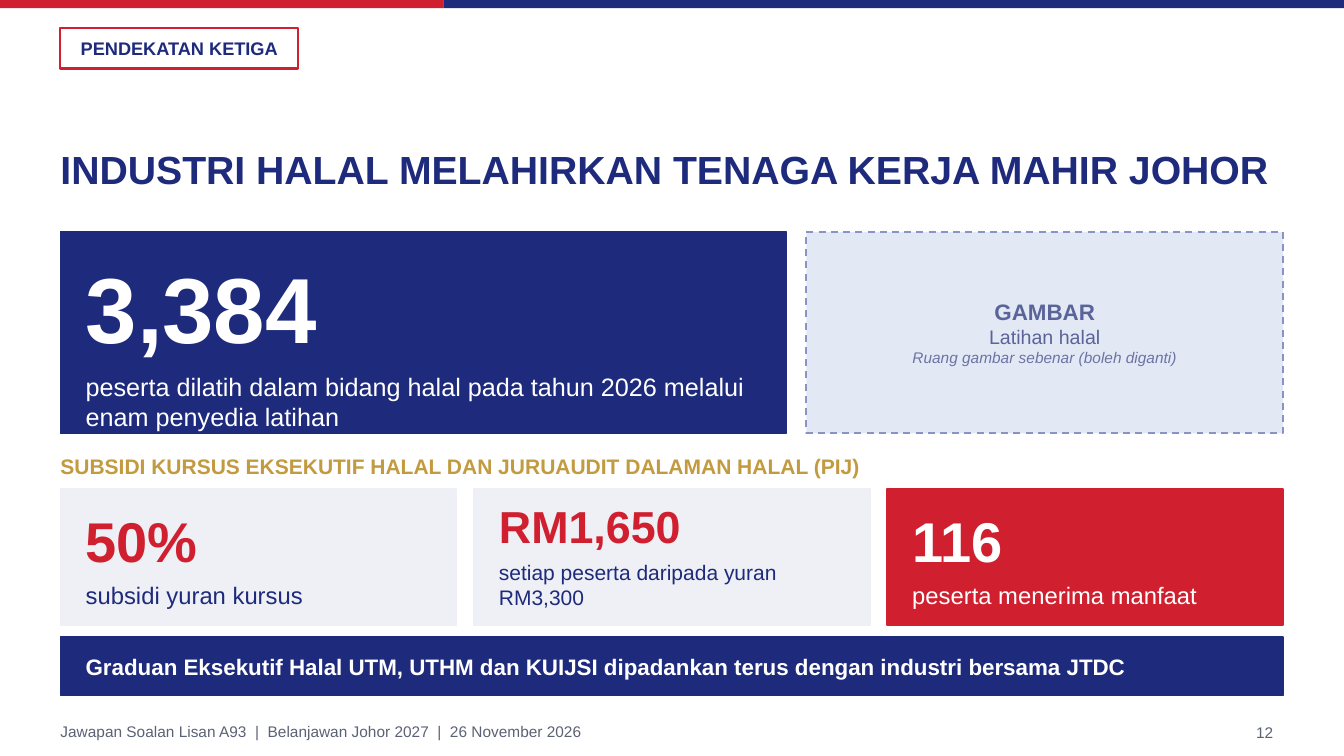
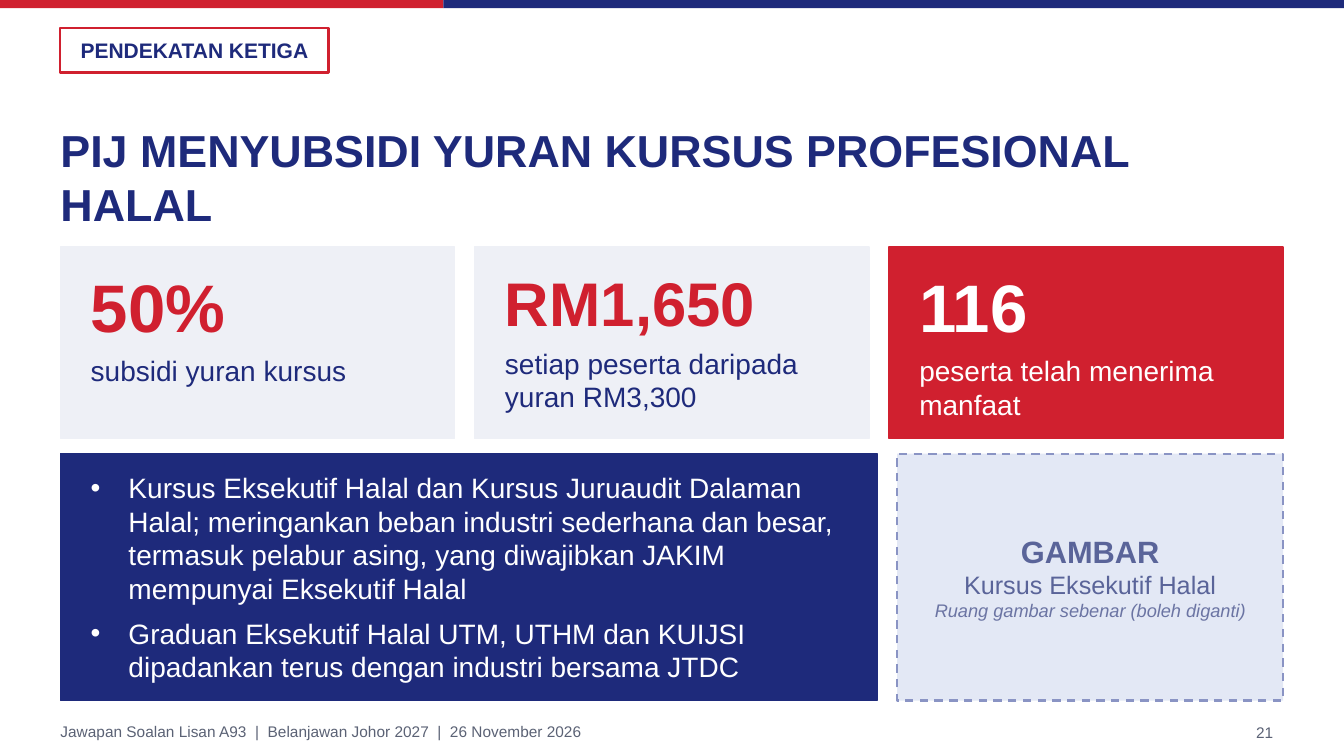
Before and after one commit to nawaljoe/Nawal, a slide deck: slide 21 of slides/A93_Halal_Johor_16x9.pptx (slide 12 before the commit). Drawn at 1344x756 pixels with LibreOffice and Linux fonts; fonts in the diff are those of the drawing; background and template pictures are left out. Boxes give left, top, right and bottom in pixels: in the first picture for what was removed or moved away, otherwise in the second. Text is boxed around its words. In the diff, an @@ line names an element or a change of style, - is before the commit and + after.

```diff
--- a/slides/A93_Halal_Johor_16x9.pptx
+++ b/slides/A93_Halal_Johor_16x9.pptx
@@ text "PENDEKATAN KETIGA" at <box>81,43,308,59</box>: size 13 to 15 pt @@
@@ rectangle: place and size @@
-rectangle at <box>60,28,297,69</box>
+rectangle at <box>60,28,329,73</box>
@@ title added at <box>60,135,1130,221</box>, 32 pt, text #1E2A7B, bold @@
+PIJ MENYUBSIDI YURAN KURSUS PROFESIONAL HALAL
@@ title removed at <box>60,156,1268,185</box> @@
-INDUSTRI HALAL MELAHIRKAN TENAGA KERJA MAHIR JOHOR
@@ rectangle: place and size @@
-rectangle at <box>60,489,457,625</box>
+rectangle at <box>60,247,455,439</box>
@@ text "50%": place and size @@
-text "50%" at <box>86,523,198,563</box>
+text "50%" at <box>91,285,225,333</box>
@@ text "50%" at <box>91,285,225,333</box>: size 40 to 48 pt @@
@@ rectangle: place and size @@
-rectangle at <box>474,489,870,625</box>
+rectangle at <box>475,247,869,439</box>
@@ text "RM1,650": place and size @@
-text "RM1,650" at <box>499,511,681,550</box>
+text "RM1,650" at <box>505,283,755,336</box>
@@ text "RM1,650" at <box>505,283,755,336</box>: size 32 to 44 pt @@
@@ rectangle: place and size @@
-rectangle at <box>807,232,1284,434</box>
+rectangle at <box>889,247,1284,439</box>
@@ rectangle at <box>889,247,1284,439</box>: fill #E3E8F5 to #D0202F; outline #8A94C4 1.25 pt dashed to #D0202F 1 pt @@
@@ text "116" at <box>919,285,1027,333</box>: size 40 to 48 pt @@
@@ text "116": place and size @@
-text "116" at <box>912,523,1002,563</box>
+text "116" at <box>919,285,1027,333</box>
@@ text removed at <box>86,278,317,358</box> @@
-3,384
@@ text "subsidi yuran kursus": place and size @@
-text "subsidi yuran kursus" at <box>86,586,303,609</box>
+text "subsidi yuran kursus" at <box>91,360,347,386</box>
@@ text "subsidi yuran kursus" at <box>91,360,347,386</box>: size 17 to 20 pt @@
@@ text "setiap peserta daripada yuran RM3,300": place and size @@
-text "setiap peserta daripada yuran RM3,300" at <box>499,564,777,608</box>
+text "setiap peserta daripada yuran RM3,300" at <box>505,353,798,412</box>
@@ text "setiap peserta daripada yuran RM3,300" at <box>505,353,798,412</box>: size 15 to 20 pt @@
@@ text removed at <box>86,377,744,432</box> @@
-peserta dilatih dalam bidang halal pada tahun 2026 melalui enam penyedia latihan
@@ text at <box>919,360,1214,416</box>: text changed; size 17 to 20 pt @@
-peserta menerima manfaat
+peserta telah menerima manfaat
@@ rectangle: place and size @@
-rectangle at <box>60,232,786,434</box>
+rectangle at <box>60,454,877,701</box>
@@ text removed at <box>60,458,859,479</box> @@
-SUBSIDI KURSUS EKSEKUTIF HALAL DAN JURUAUDIT DALAMAN HALAL (PIJ)
@@ text "Kursus Eksekutif Halal dan Kursus ...": place and size @@
-text "Kursus Eksekutif Halal dan Kursus ..." at <box>86,658,1125,680</box>
+text "Kursus Eksekutif Halal dan Kursus ..." at <box>128,477,832,683</box>
@@ text at <box>128,477,832,604</box>: paragraph added @@
+• Kursus Eksekutif Halal dan Kursus Juruaudit Dalaman Halal; meringankan beban industri sederhana dan besar, termasuk pelabur asing, yang diwajibkan JAKIM mempunyai Eksekutif Halal
@@ rectangle: place and size @@
-rectangle at <box>887,489,1284,625</box>
+rectangle at <box>897,454,1284,701</box>
@@ rectangle at <box>897,454,1284,701</box>: fill #D0202F to #E3E8F5; outline #D0202F 1 pt to #8A94C4 1.5 pt dashed @@
@@ text "GAMBAR": place and size @@
-text "GAMBAR" at <box>912,304,1177,366</box>
+text "GAMBAR" at <box>935,541,1246,621</box>
@@ text at <box>935,541,1246,621</box>: size 16 to 22 pt in "GAMBAR"; size 11 to 13 pt in "Ruang gambar sebenar (boleh diganti)" @@
@@ text at <box>964,576,1216,594</box>: text changed; size 14 to 18 pt @@
-Latihan halal
+Kursus Eksekutif Halal
@@ text at <box>128,623,745,683</box>: size 16 to 20 pt, bold off in "Graduan Eksekutif Halal UTM, UTHM dan KUIJSI ..."; bullet none to •; more space between paragraphs @@
@@ rectangle removed at <box>60,637,1284,696</box> @@
@@ page number at <box>1256,727,1273,738</box>: text changed @@
-12
+21
```
Also in this commit, not shown: 19 other slides changed, 16 slides added, 3 slides removed, 2 other files.
